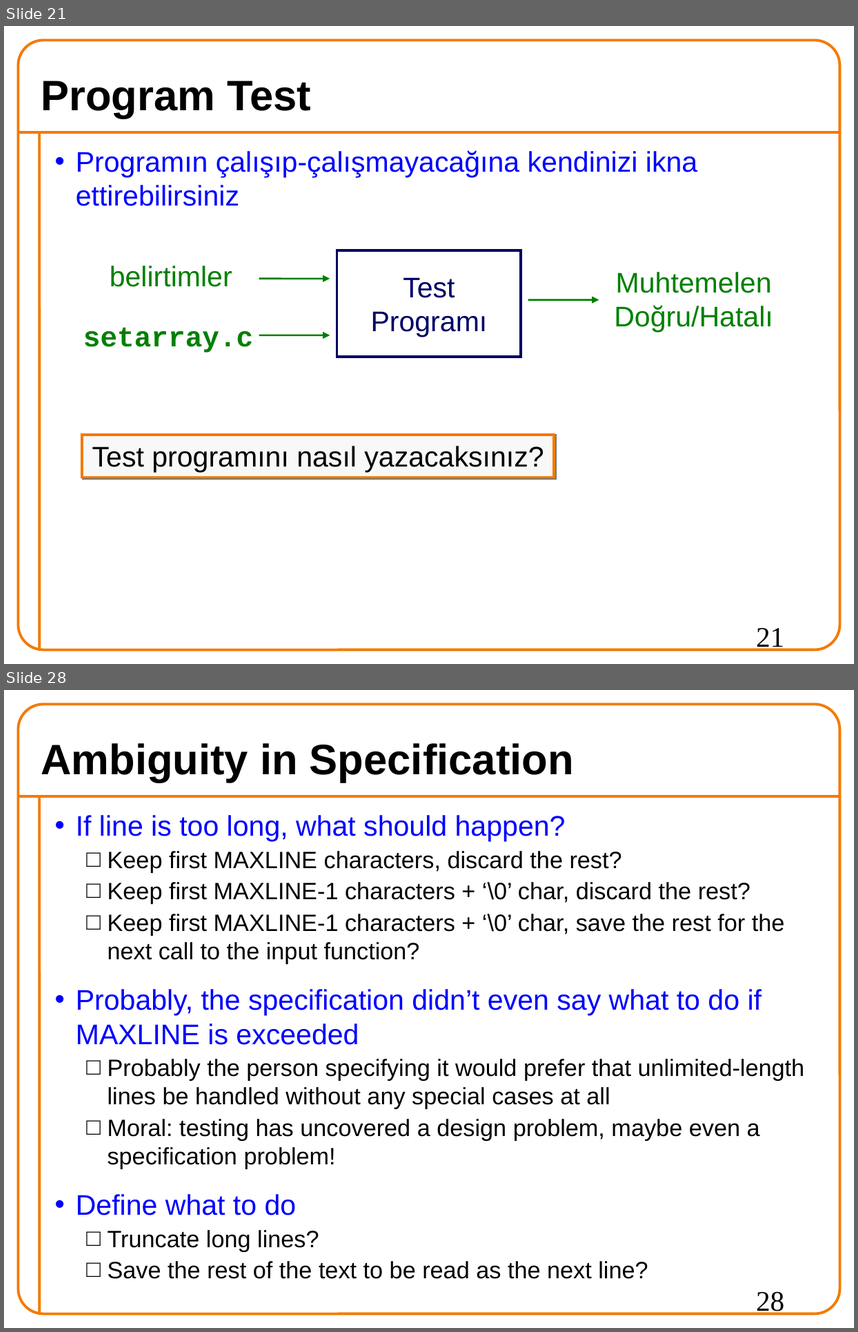
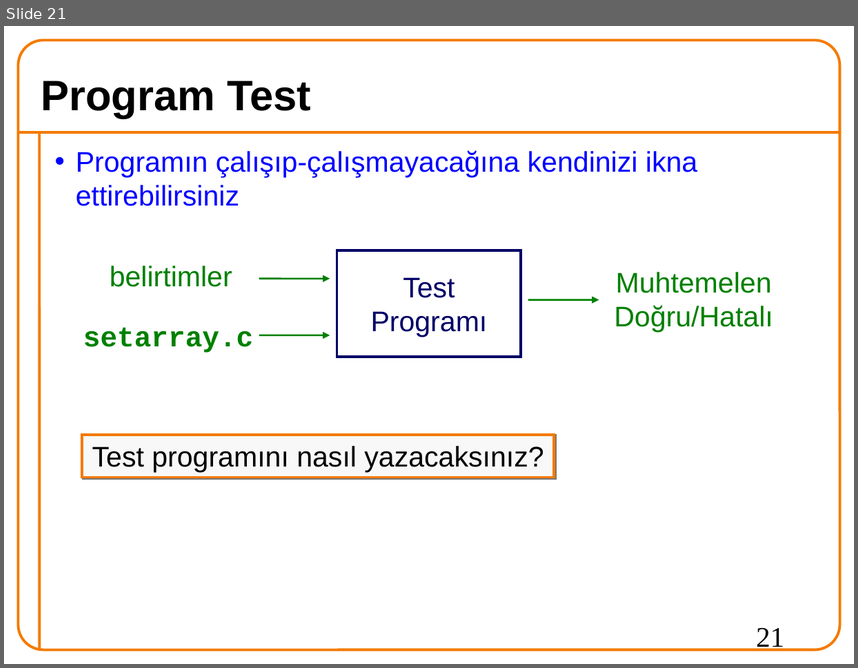
Before and after one commit to 19ceng/ceng201pro, a slide deck: 05test.odp. Shown one above the other, each under a label of ours: slides 21 and 28 before the commit, slide 21 after it; the slides between them are not shown. The pictures are 858x1332 and 858x668 pixels, drawn with LibreOffice and Linux fonts; fonts in the diff are those of the drawing; background and template pictures are left out. Boxes give left, top, right and bottom in pixels: in the first picture for what was removed or moved away, otherwise in the second. Text is boxed around its words. In the diff, an @@ line names an element or a change of style, - is before the commit and + after.

```diff
--- a/05test.odp
+++ b/05test.odp
@@ slide 28 removed at [4,690,854,1328], background #FFFFFF; not listed: 3 template elements that a slide beside it also shows @@
@@ title removed at [41,743,574,782] @@
-Ambiguity in Specification
@@ text removed at [76,815,805,1279] @@
-• If line is too long, what should happen?
-  □ Keep first MAXLINE characters, discard the rest?
-  □ Keep first MAXLINE-1 characters + ‘\0’ char, discard the rest?
-  □ Keep first MAXLINE-1 characters + ‘\0’ char, save the rest for the next call to the input function?
-• Probably, the specification didn’t even say what to do if MAXLINE is exceeded
-  □ Probably the person specifying it would prefer that unlimited-length lines be handled without any special cases at all
-  □ Moral: testing has uncovered a design problem, maybe even a specification problem!
-• Define what to do
-  □ Truncate long lines?
-  □ Save the rest of the text to be read as the next line?
@@ page number removed at [756,1291,784,1315] @@
-28
```
Also in this commit, not shown: 4 slides changed, 9 slides added, 8 other slides removed.
